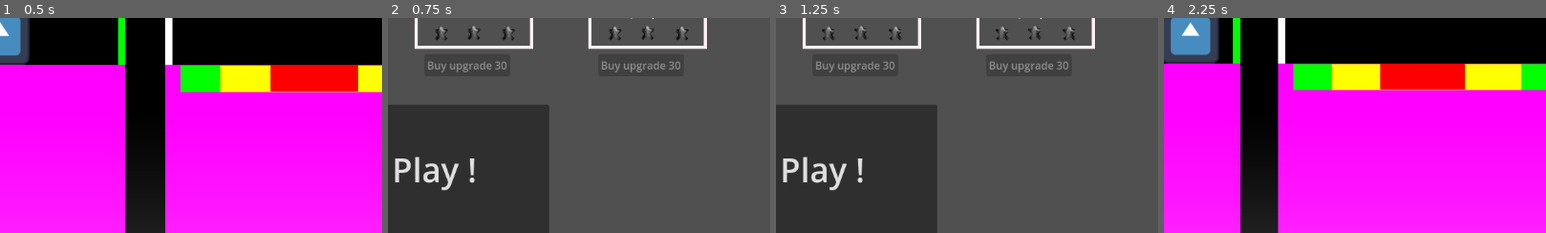
Above: before the commit, frames 1-4 (left to right).
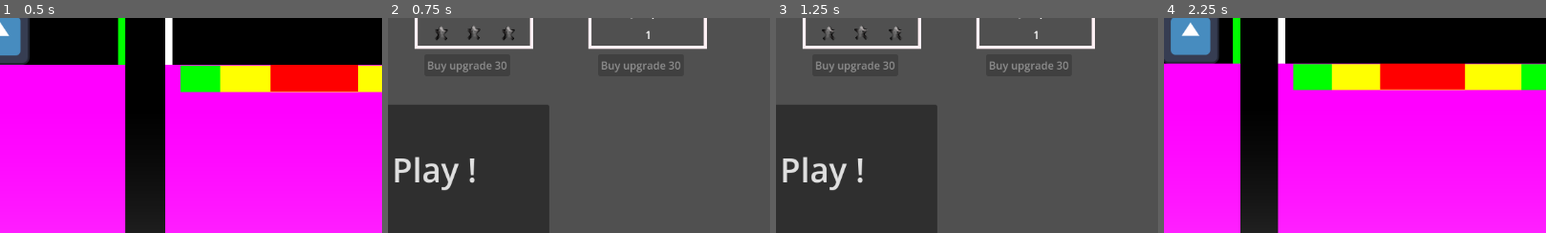
Above: after the commit, the same moments.

Repository: ARLJohnston/DSGJam2025
Game: Godot game, scene res://Main.tscn
Same seed, same stepped clock (60 frames per second), same inputs: the game is played once before the commit and once after it. The engine's default icon, where the game draws it, is replaced by a stand-in: a white triangle on a blue panel in a dark square.
Inputs:
- Up to frame 1 (0.5 s): no input
- Up to frame 2 (0.75 s): click "Buys tuff" at 0.5 s
- Up to frame 3 (1.25 s): no input
- Up to frame 4 (2.25 s): click "Let's Play !" at 1.25 s; tap Enter (ui_accept) at 2 s; hold Right (ui_right) from 2.03 s (still down); hold Enter (ui_accept) from 2.03 s (still down)
The pictures show only the part of the screen within x 50-100%, y 47-97%; the shares and areas given below are measured in that part.

Frame 1 is identical in both runs. In frame 2, 0.3% of the frame differs, in the area x 57-79%, y 3-11%; in frame 3, 0.3%; in frame 4, less than 0.1%.

Commit message:
Implemented jump power upgrading

Diff:
--- a/Main.tscn
+++ b/Main.tscn
@@ -482,6 +482,15 @@
 editor_only = false
 script = ExtResource("18_hewb5")
 
+[node name="JumpMultiplier" type="Label" parent="ShopUI/ColorRect/MaxJumpPower"]
+layout_mode = 0
+offset_top = 121.0
+offset_right = 176.0
+offset_bottom = 144.0
+text = "1"
+horizontal_alignment = 1
+vertical_alignment = 1
+
 [node name="MaxJumpPower" type="Label" parent="ShopUI/ColorRect/MaxJumpPower"]
 layout_mode = 0
 offset_left = 3.0
@@ -497,18 +506,6 @@
 scale = Vector2(4, 3.28125)
 texture = ExtResource("19_4ff8g")
 
-[node name="MaxJumpPowerUpgradeLevelStar1" type="Sprite2D" parent="ShopUI/ColorRect/MaxJumpPower"]
-material = SubResource("ShaderMaterial_a6jua")
-position = Vector2(37, 130)
-scale = Vector2(1.3125, 1.375)
-texture = ExtResource("12_biktv")
-
-[node name="MaxJumpPowerUpgradeLevelStar2" type="Sprite2D" parent="ShopUI/ColorRect/MaxJumpPower"]
-material = SubResource("ShaderMaterial_asany")
-position = Vector2(86, 129)
-scale = Vector2(1.3125, 1.375)
-texture = ExtResource("12_biktv")
-
 [node name="BuyMaxJumpPowerUpgrade" type="Button" parent="ShopUI/ColorRect/MaxJumpPower"]
 layout_mode = 0
 offset_left = 12.0
@@ -516,12 +513,6 @@
 offset_right = 139.0
 offset_bottom = 195.0
 text = "Buy Upgrade"
-
-[node name="MaxJumpPowerUpgradeLevelStar3" type="Sprite2D" parent="ShopUI/ColorRect/MaxJumpPower"]
-material = SubResource("ShaderMaterial_c3tlf")
-position = Vector2(138, 130)
-scale = Vector2(1.3125, 1.375)
-texture = ExtResource("12_biktv")
 
 [node name="LetsPlayButton" type="Button" parent="ShopUI/ColorRect"]
 layout_mode = 0
--- a/Shop.tscn
+++ b/Shop.tscn
@@ -2,11 +2,11 @@
 
 [ext_resource type="Script" path="res://shop_ui.gd" id="1_uhr2o"]
 [ext_resource type="Script" path="res://thruster.gd" id="2_bwmg4"]
-[ext_resource type="Texture2D" uid="uid://1s0hmr78bndd" path="res://Thrusters.png" id="3_fjnml"]
+[ext_resource type="Texture2D" uid="uid://1s0hmr78bndd" path="res://assets/Thrusters.png" id="3_fjnml"]
 [ext_resource type="Shader" path="res://glistening.gdshader" id="4_mved5"]
 [ext_resource type="Texture2D" uid="uid://b3mrduaxg6ce2" path="res://assets/star_gradient.png" id="5_hoaq8"]
 [ext_resource type="Script" path="res://x_jump.gd" id="6_ldahk"]
-[ext_resource type="Texture2D" uid="uid://fawjf80pq5fw" path="res://Doubledash.png" id="7_lrkch"]
+[ext_resource type="Texture2D" uid="uid://fawjf80pq5fw" path="res://assets/Doubledash.png" id="7_lrkch"]
 [ext_resource type="Script" path="res://jetpack.gd" id="8_lnvuh"]
 [ext_resource type="Texture2D" uid="uid://b72b14pexxqs3" path="res://assets/Jetpack.png" id="9_vwbba"]
 
--- a/max_jump_power.gd
+++ b/max_jump_power.gd
@@ -1,58 +1,38 @@
 extends ReferenceRect
 
+const COST_MULTIPLIER = 1.5
 
-var upgrade_level : int = 0
-const MAX_LEVEL = 3
-var cost = [30,90,270]
+var current_multiplier : float = 1.0
 var current_isk : int
+var cost : int = 30
 
-enum MetalColor { BRONZE = 1, SILVER = 2, GOLD = 3 }
 signal isk_updated
-
-var metal_colors = {
-	MetalColor.BRONZE: Color("#CD7F32"),
-	MetalColor.SILVER: Color("#C0C0C0"),
-	MetalColor.GOLD: Color("#FFD700")
-}
 
 
 func _ready() -> void:
-	$BuyMaxJumpPowerUpgrade.text = "Buy upgrade " + str(cost[upgrade_level])
+	$BuyMaxJumpPowerUpgrade.text = "Buy upgrade " + str(cost)
 	current_isk =  get_parent().get_parent().get_parent().isk
 
 func _process(delta: float) -> void:
 	current_isk = get_parent().get_parent().get_parent().isk
-	if upgrade_level >= 0 and upgrade_level < cost.size():
-		var upgrade_cost = cost[upgrade_level]
-		if (current_isk < upgrade_cost):
-			$BuyMaxJumpPowerUpgrade.disabled = true
-		else:
-			$BuyMaxJumpPowerUpgrade.disabled = false
-
-func get_metal_color(value: int) -> Color:
-	return metal_colors.get(value, Color(1, 1, 1))
+	if (current_isk < cost):
+		$BuyMaxJumpPowerUpgrade.disabled = true
+	else:
+		$BuyMaxJumpPowerUpgrade.disabled = false
 
 
 func _on_buy_max_jump_power_upgrade_pressed() -> void:
 	var current_isk = get_parent().get_parent().get_parent().isk
-	var upgrade_cost = cost[upgrade_level]
 
 
-	if (current_isk >= upgrade_cost):
-		if (upgrade_level < MAX_LEVEL):
-			upgrade_level += 1
-			current_isk -= upgrade_cost
-			emit_signal("isk_updated", current_isk)
-			self.border_color = get_metal_color(upgrade_level)
-			match upgrade_level:
-				1:
-					$MaxJumpPowerUpgradeLevelStar1.modulate = get_metal_color(MetalColor.BRONZE)
-				2:
-					$MaxJumpPowerUpgradeLevelStar2.modulate = get_metal_color(MetalColor.SILVER)
-				3:
-					$MaxJumpPowerUpgradeLevelStar3.modulate = get_metal_color(MetalColor.GOLD)
-				_:
-					print("Invalid level")
-
-			if (upgrade_level != MAX_LEVEL):
-				$BuyMaxJumpPowerUpgrade.text = "Buy upgrade " + str(cost[upgrade_level])
+	if (current_isk >= cost):
+		current_multiplier *= 1.1
+		print(current_multiplier)
+		$JumpMultiplier.text = "Current mult: %.2f" % current_multiplier
+		current_isk -= cost
+		emit_signal("isk_updated", current_isk)
+		self.border_color = Color(randf(), randf(), randf(), 1)
+		$"../../../Player/CharacterBody2D".max_jump_charge *= 1.1
+		$"../../../Player/CharacterBody2D".jump_growth *= 1.05
+		cost *= COST_MULTIPLIER
+		$BuyMaxJumpPowerUpgrade.text = "Buy upgrade " + str(cost)
--- a/player.gd
+++ b/player.gd
@@ -7,7 +7,7 @@
 const SPEED = 800.0
 
 
-var max_jump_charge = -5000
+var max_jump_charge = -2000
 var jump_growth = 0
 var jump_charge = 0
 var stretch_ratio = 1
@@ -43,13 +43,22 @@
 		velocity.y += gravity * delta
 
 	if can_move:
-		if Input.is_action_pressed("ui_accept") and is_on_floor() and jump_charge > max_jump_charge:
-			jump_charge -= jump_growth * delta
-			$DirectionArrow.visible = true
-			$DirectionArrow.scale = original_scale
-			stretch_ratio = abs(jump_charge / max_jump_charge)
-			$DirectionArrow.apply_scale(Vector2(1, stretch_ratio))
-			$DirectionArrow.modulate = gradient.sample(jump_charge / max_jump_charge)
+		if Input.is_action_pressed("ui_accept") and is_on_floor():
+			if jump_charge > max_jump_charge:
+				jump_charge -= jump_growth * delta
+				$DirectionArrow.visible = true
+				$DirectionArrow.scale = original_scale
+				stretch_ratio = abs(jump_charge / max_jump_charge)
+				$DirectionArrow.apply_scale(Vector2(1, stretch_ratio))
+				$DirectionArrow.modulate = gradient.sample(jump_charge / max_jump_charge)
+			elif max_jump_charge == 0:
+				jump_charge -= jump_growth * delta
+				$DirectionArrow.visible = true
+				$DirectionArrow.scale = original_scale
+				stretch_ratio = abs(jump_charge / -10000)
+				$DirectionArrow.apply_scale(Vector2(1, stretch_ratio))
+				$DirectionArrow.modulate = gradient.sample(jump_charge / max_jump_charge)
+
 
 		if Input.is_action_just_released("ui_accept") and is_on_floor():
 			jump()
